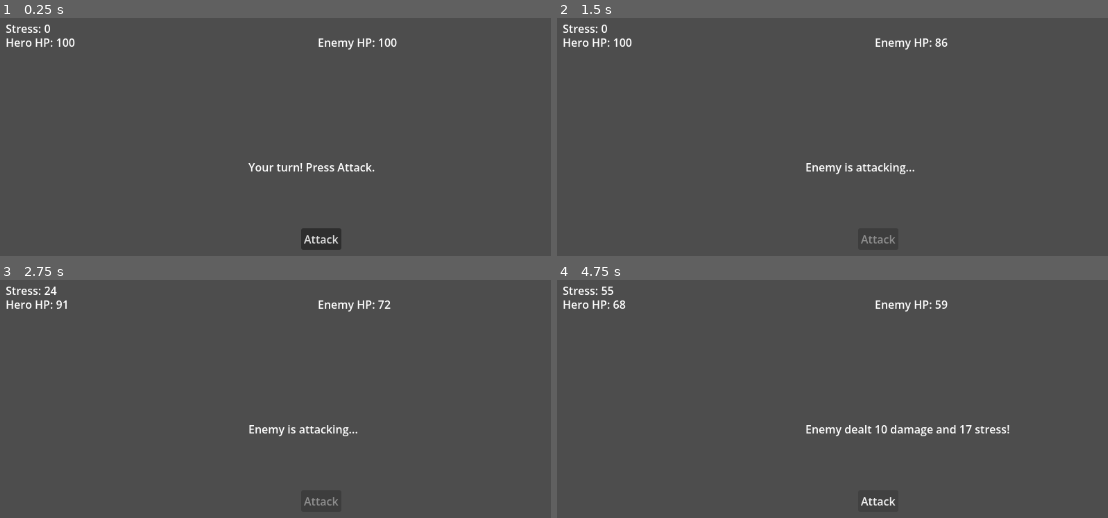
Above: before the commit, frames 1-4 (two rows, left to right).
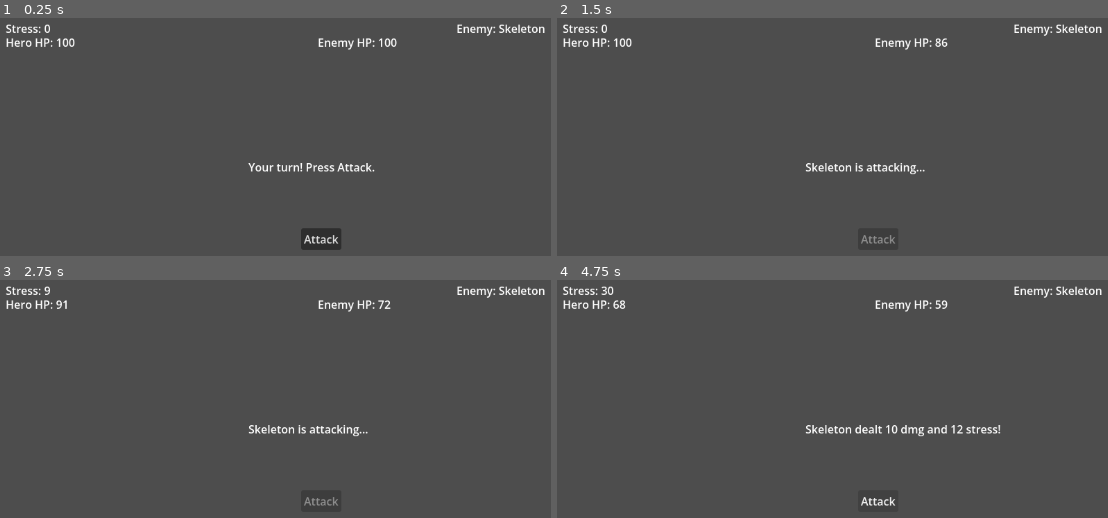
Above: after the commit, the same moments.

Repository: csnyders-yourcoder/VeiledDepths
Game: Godot game, scene res://main.tscn
The game is run twice, just before and just after one commit, with the same random seed, the same clock (stepped at 60 frames per second) and the same inputs.
Inputs:
- Up to frame 1 (0.25 s): no input
- Up to frame 2 (1.5 s): click "Attack" at 0.5 s; tap Enter at 1.25 s
- Up to frame 3 (2.75 s): click "Attack" at 2 s
- Up to frame 4 (4.75 s): tap Space at 2.75 s; click "Attack" at 3.5 s; tap Enter at 4.25 s

The runs differ from the first frame. In frame 1, 0.3% of the frame differs, in the area x 82-99%, y 2-8%; in frame 2, 0.8%; in frame 3, 0.8%; in frame 4, 1.2%, in the area x 7-99%, y 2-66%.

Commit message:
Added two enemy types - Skeleton and Cultist

Diff:
--- a/main.tscn
+++ b/main.tscn
@@ -55,3 +55,11 @@
 offset_right = 115.0
 offset_bottom = 103.0
 text = "Stress: 0"
+
+[node name="EnemyNameLabel" type="Label" parent="BattleScene" unique_id=368004181]
+layout_mode = 0
+offset_left = 700.0
+offset_top = 80.0
+offset_right = 828.0
+offset_bottom = 103.0
+text = "Enemy: Skeleton"
--- a/scenes/combat/battle_scene.gd
+++ b/scenes/combat/battle_scene.gd
@@ -1,8 +1,17 @@
 extends Control
 
+# Hero stats
 var hero_hp = 100
 var hero_stress = 0
+
+# Enemy stats — set randomly at start
 var enemy_hp = 100
+var enemy_name = "Skeleton"
+var enemy_min_damage = 8
+var enemy_max_damage = 15
+var enemy_min_stress = 5
+var enemy_max_stress = 15
+
 var hero_turn = true
 
 @onready var hero_hp_label = $HeroHP
@@ -11,33 +20,55 @@
 @onready var restart_button = $RestartButton
 @onready var attack_button = $AttackButton
 @onready var stress_label = $StressLabel
+@onready var enemy_name_label = $EnemyNameLabel
 
 func _ready():
 	attack_button.pressed.connect(_on_attack_pressed)
 	restart_button.pressed.connect(_on_restart_pressed)
 	restart_button.visible = false
+	spawn_enemy()
 	status_label.text = "Your turn! Press Attack."
+
+func spawn_enemy():
+	var roll = randi_range(1, 2)
+	if roll == 1:
+		enemy_name = "Skeleton"
+		enemy_hp = 100
+		enemy_min_damage = 8
+		enemy_max_damage = 15
+		enemy_min_stress = 5
+		enemy_max_stress = 15
+	else:
+		enemy_name = "Cultist"
+		enemy_hp = 70
+		enemy_min_damage = 3
+		enemy_max_damage = 8
+		enemy_min_stress = 25
+		enemy_max_stress = 40
+
+	enemy_hp_label.text = "Enemy HP: " + str(enemy_hp)
+	enemy_name_label.text = "Enemy: " + enemy_name
+	print("Spawned enemy: " + enemy_name)
 
 func apply_stress(amount: int):
 	hero_stress += amount
 	stress_label.text = "Stress: " + str(hero_stress)
 
 	if hero_stress >= 200:
-		hero_hp_label.text = "Hero is DEAD! (Heart Attack)"
+		hero_hp_label.text = "💀 Heart Attack!"
 		status_label.text = "💀 Heart Attack! You LOSE!"
 		attack_button.visible = false
 		restart_button.visible = true
 		return
 
 	if hero_stress >= 100:
-		status_label.text = "⚠️ AFFLICTED! Hero is Paranoid!"
-		print("Hero gained Affliction: Paranoid!")
+		status_label.text = "⚠️ Hero is AFFLICTED — Paranoid!"
 
 func _on_attack_pressed():
 	if not hero_turn:
 		return
 
-	# Hero attacks enemy
+	# Hero attacks
 	var hero_damage = randi_range(10, 20)
 	enemy_hp -= hero_damage
 	enemy_hp = max(enemy_hp, 0)
@@ -45,7 +76,7 @@
 	status_label.text = "You dealt " + str(hero_damage) + " damage!"
 
 	if enemy_hp <= 0:
-		enemy_hp_label.text = "Enemy is DEAD!"
+		enemy_hp_label.text = enemy_name + " is DEAD!"
 		status_label.text = "🏆 You WIN!"
 		attack_button.visible = false
 		restart_button.visible = true
@@ -54,19 +85,18 @@
 	# Enemy turn
 	hero_turn = false
 	attack_button.disabled = true
-	status_label.text = "Enemy is attacking..."
+	status_label.text = enemy_name + " is attacking..."
 	await get_tree().create_timer(1.0).timeout
 
-	# Enemy deals damage AND stress
-	var enemy_damage = randi_range(8, 15)
-	var stress_damage = randi_range(10, 25)
+	var enemy_damage = randi_range(enemy_min_damage, enemy_max_damage)
+	var stress_damage = randi_range(enemy_min_stress, enemy_max_stress)
 
 	hero_hp -= enemy_damage
 	hero_hp = max(hero_hp, 0)
 	hero_hp_label.text = "Hero HP: " + str(hero_hp)
 
 	apply_stress(stress_damage)
-	status_label.text = "Enemy dealt " + str(enemy_damage) + " damage and " + str(stress_damage) + " stress!"
+	status_label.text = enemy_name + " dealt " + str(enemy_damage) + " dmg and " + str(stress_damage) + " stress!"
 
 	if hero_hp <= 0:
 		hero_hp_label.text = "Hero is DEAD!"
@@ -81,12 +111,11 @@
 func _on_restart_pressed():
 	hero_hp = 100
 	hero_stress = 0
-	enemy_hp = 100
 	hero_turn = true
 	hero_hp_label.text = "Hero HP: 100"
-	enemy_hp_label.text = "Enemy HP: 100"
 	stress_label.text = "Stress: 0"
 	status_label.text = "Your turn! Press Attack."
 	attack_button.visible = true
 	attack_button.disabled = false
 	restart_button.visible = false
+	spawn_enemy()
